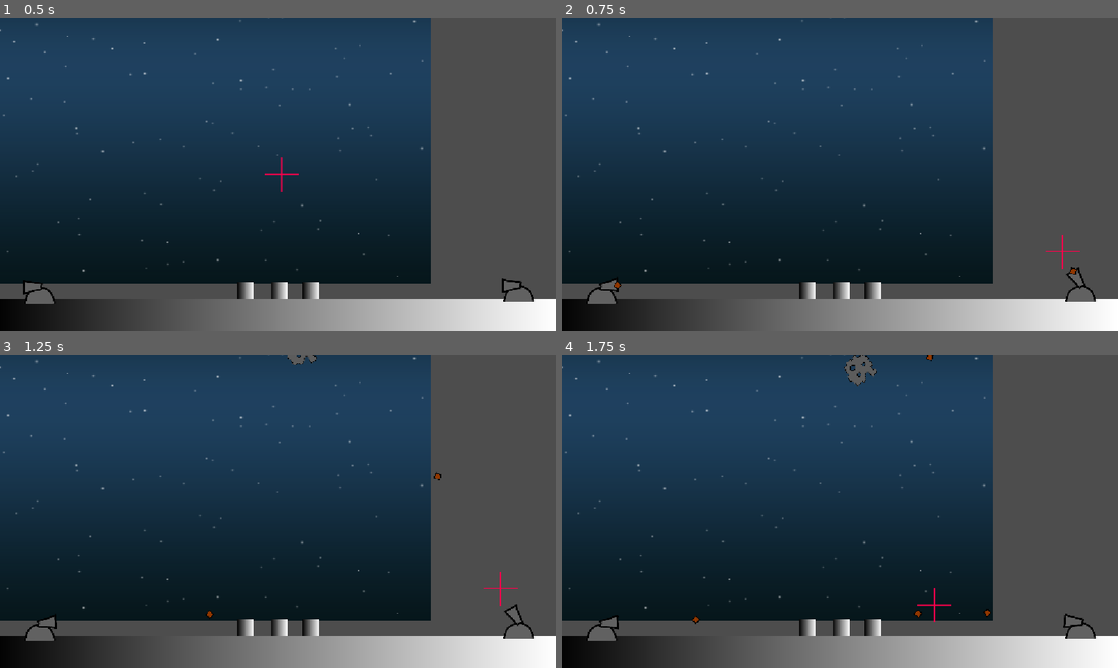
Above: before the commit, frames 1-4 (two rows, left to right).
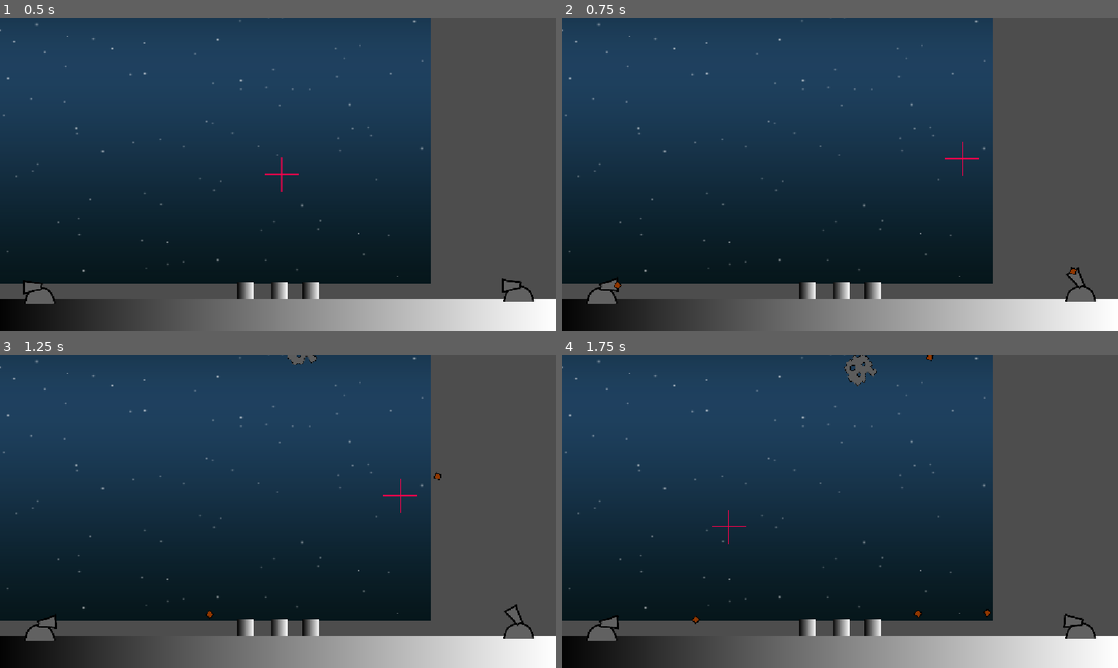
Above: after the commit, the same moments.

Repository: AndrewHay/meteor-strike
Game: Godot game, scene res://root.tscn
The game is run twice, just before and just after one commit, with the same random seed, the same clock (stepped at 60 frames per second) and the same inputs.
Inputs (mouse positions are in pixels of both pictures, inside the frame that each line leads up to):
- Up to frame 1 (0.5 s): no input
- Up to frame 2 (0.75 s): tap Enter at 0.5 s; move the mouse to (962, 158) at 0.52 s; click (962, 158) at 0.67 s
- Up to frame 3 (1.25 s): no input
- Up to frame 4 (1.75 s): move the mouse to (728, 527) at 1.27 s; click (728, 527) at 1.42 s

Frame 1 is identical in both runs. In frame 2, less than 0.1% of the frame differs, in the area x 68-94%, y 39-81%; in frame 3, less than 0.1%; in frame 4, 0.1%, in the area x 27-70%, y 49-86%.

Commit message:
fix crosshair

Diff:
--- a/crosshair/crosshair.gd
+++ b/crosshair/crosshair.gd
@@ -1,9 +1,5 @@
 extends Sprite2D
 
-# Called when the node enters the scene tree for the first time.
 func _input(event: InputEvent) -> void:
-	if event is InputEventMouseButton and event.is_pressed():
-		pass
-	elif event is InputEventMouseMotion:
-		# print("Mouse Motion at: ", event.position)
-		position = event.position
+	if event is InputEventMouseMotion:
+		global_position = get_global_mouse_position()
